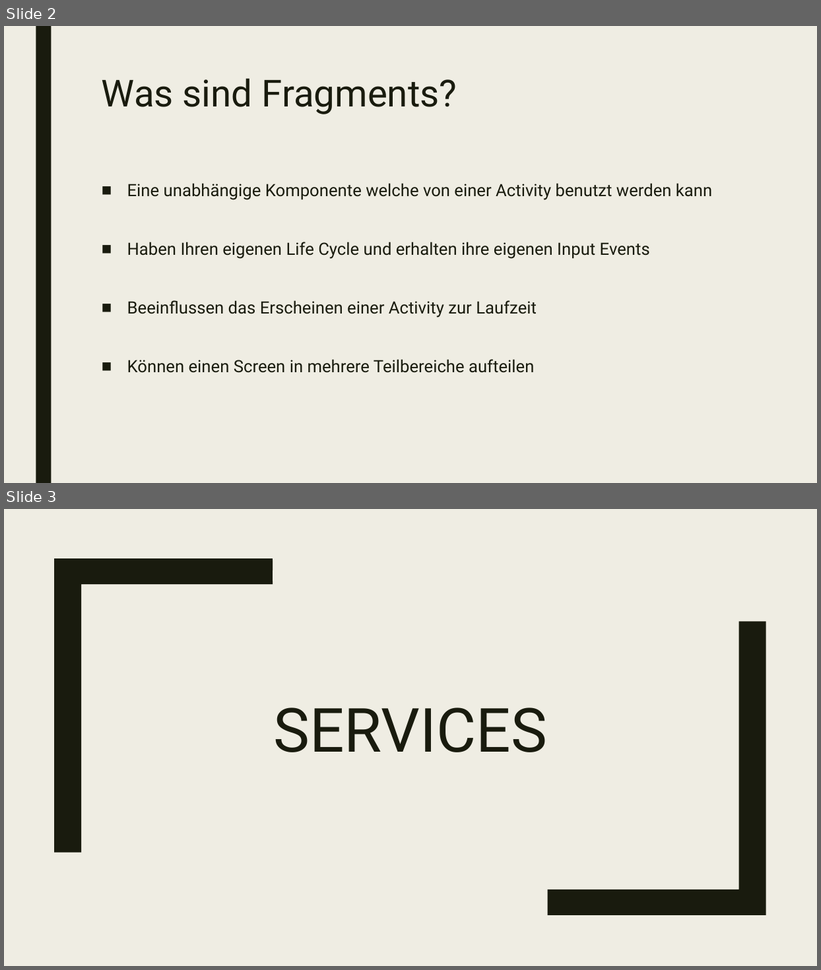
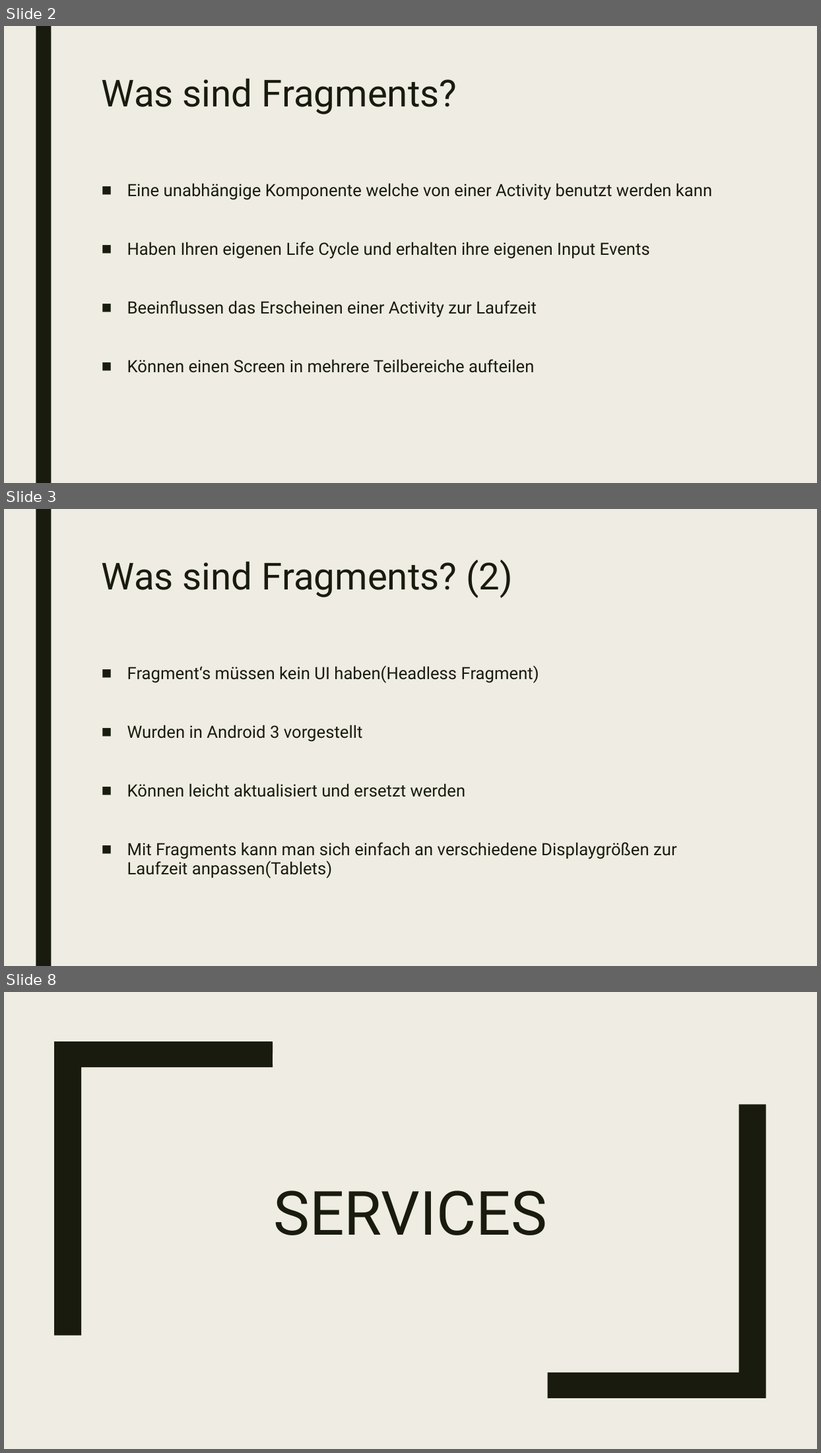
Before and after one commit to EricBuchinger/NVS_Referat, a slide deck: Fragments and Services.pptx. Shown one above the other, each under a label of ours: slides 2 and 3 before the commit, slides 2, 3 and 8 after it; the slides between them are not shown. The pictures are 821x970 and 821x1453 pixels, drawn with LibreOffice and Linux fonts; fonts in the diff are those of the drawing. Boxes give left, top, right and bottom in pixels: in the first picture for what was removed or moved away, otherwise in the second. Text is boxed around its words. In the diff, an @@ line names an element or a change of style, - is before the commit and + after.

```diff
--- a/Fragments and Services.pptx
+++ b/Fragments and Services.pptx
@@ slide 3 added at <box>4,509,817,966</box>, background #EFEDE3; not listed: 1 template element that a slide beside it also shows @@
@@ title added at <box>102,560,513,598</box>, 44 pt, text #191B0E @@
+Was sind Fragments? (2)
@@ text added at <box>127,665,677,879</box>, 20 pt, text #191B0E @@
+■ Fragment‘s müssen kein UI haben(Headless Fragment)
+■ Wurden in Android 3 vorgestellt
+■ Können leicht aktualisiert und ersetzt werden
+■ Mit Fragments kann man sich einfach an verschiedene Displaygrößen zur Laufzeit anpassen(Tablets)
@@ what was slide 3 is now slide 8 @@
```
Also in this commit, not shown: 1 slide changed, 4 other slides added, 1 other file.
